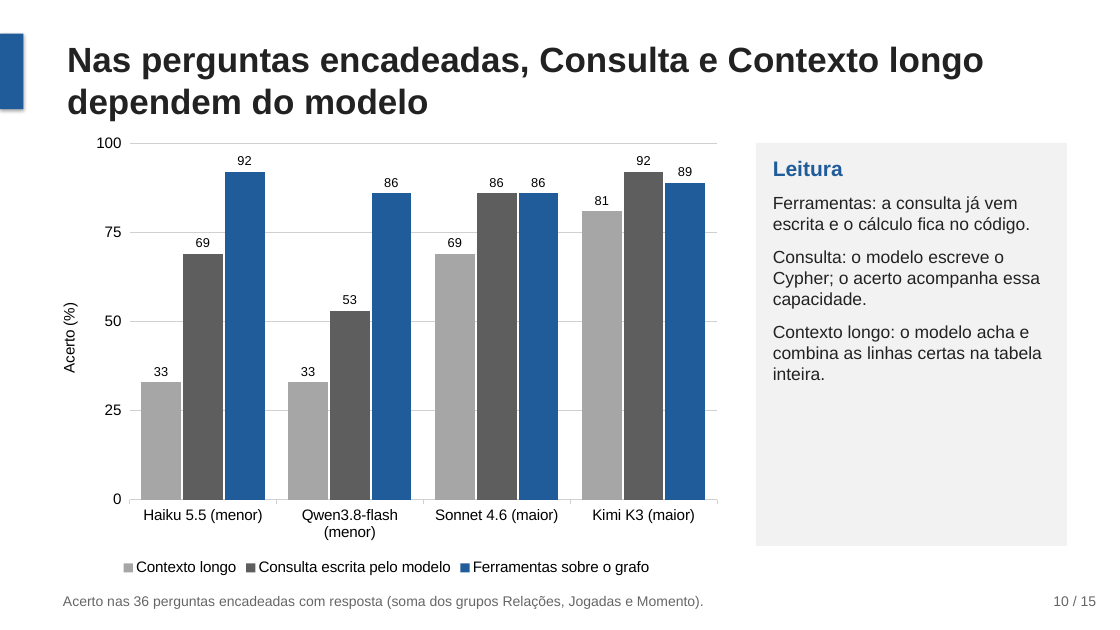
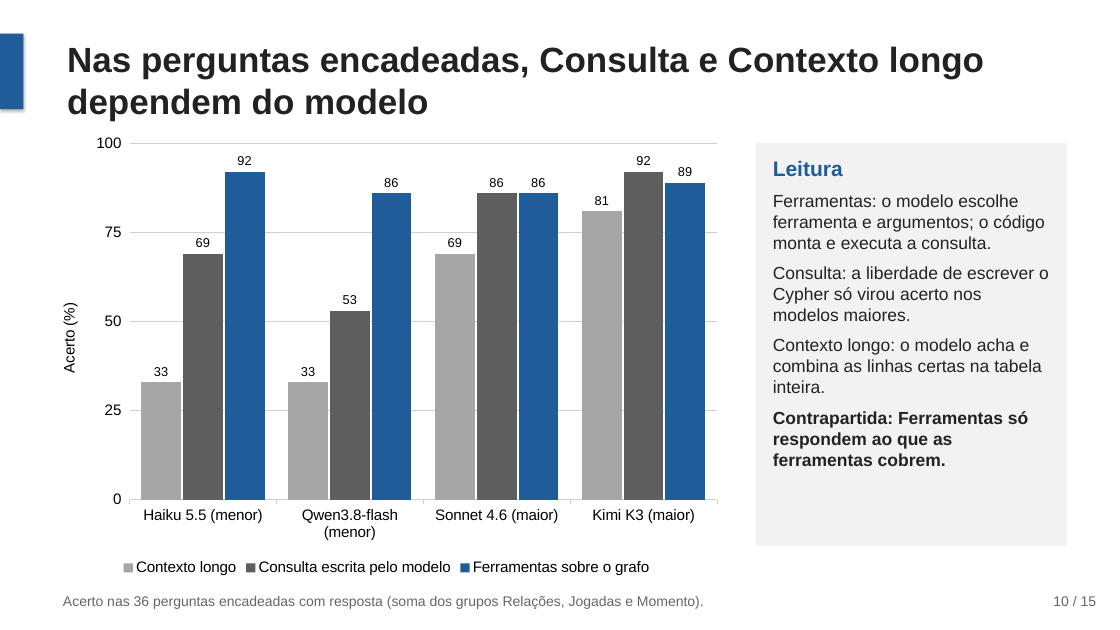
Before and after one commit to joaowinderfeldbussolotto/football-tactics-knowledge-graph, a slide deck: slide 10 of apresentacao/apresentacao.pptx. Drawn at 1120x630 pixels with LibreOffice and Linux fonts; fonts in the diff are those of the drawing. Boxes give left, top, right and bottom in pixels: in the first picture for what was removed or moved away, otherwise in the second. Text is boxed around its words. In the diff, an @@ line names an element or a change of style, - is before the commit and + after.

```diff
--- a/apresentacao/apresentacao.pptx
+++ b/apresentacao/apresentacao.pptx
@@ text "Leitura" at (773,194,1049,466): less space between paragraphs @@
@@ text at (773,194,1049,321): text changed @@
-Ferramentas: a consulta já vem escrita e o cálculo fica no código.
-Consulta: o modelo escreve o Cypher; o acerto acompanha essa capacidade.
+Ferramentas: o modelo escolhe ferramenta e argumentos; o código monta e executa a consulta.
+Consulta: a liberdade de escrever o Cypher só virou acerto nos modelos maiores.
@@ text at (773,411,1028,466): paragraph added @@
+Contrapartida: Ferramentas só respondem ao que as ferramentas cobrem.
```
Also in this commit, not shown: 8 other slides changed, 2 other files.
